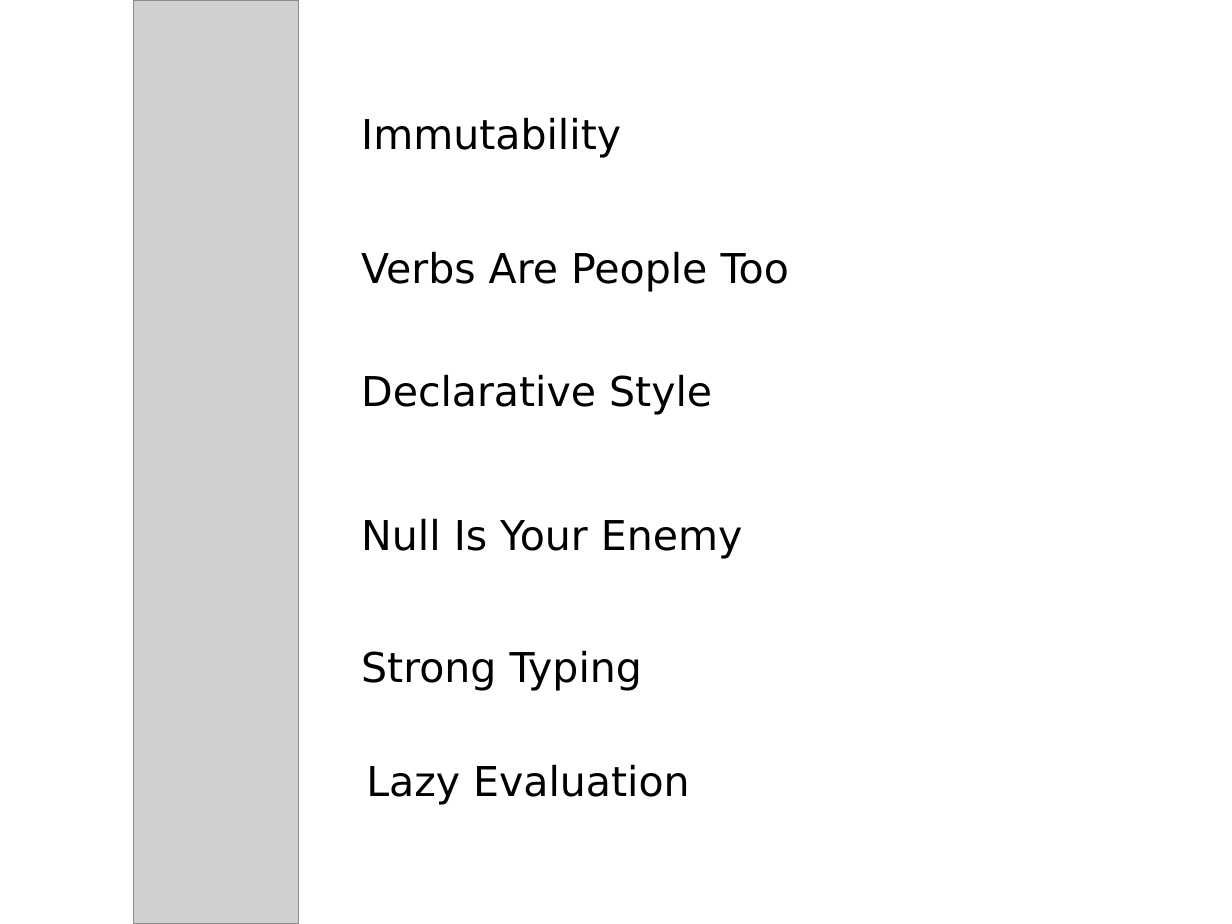
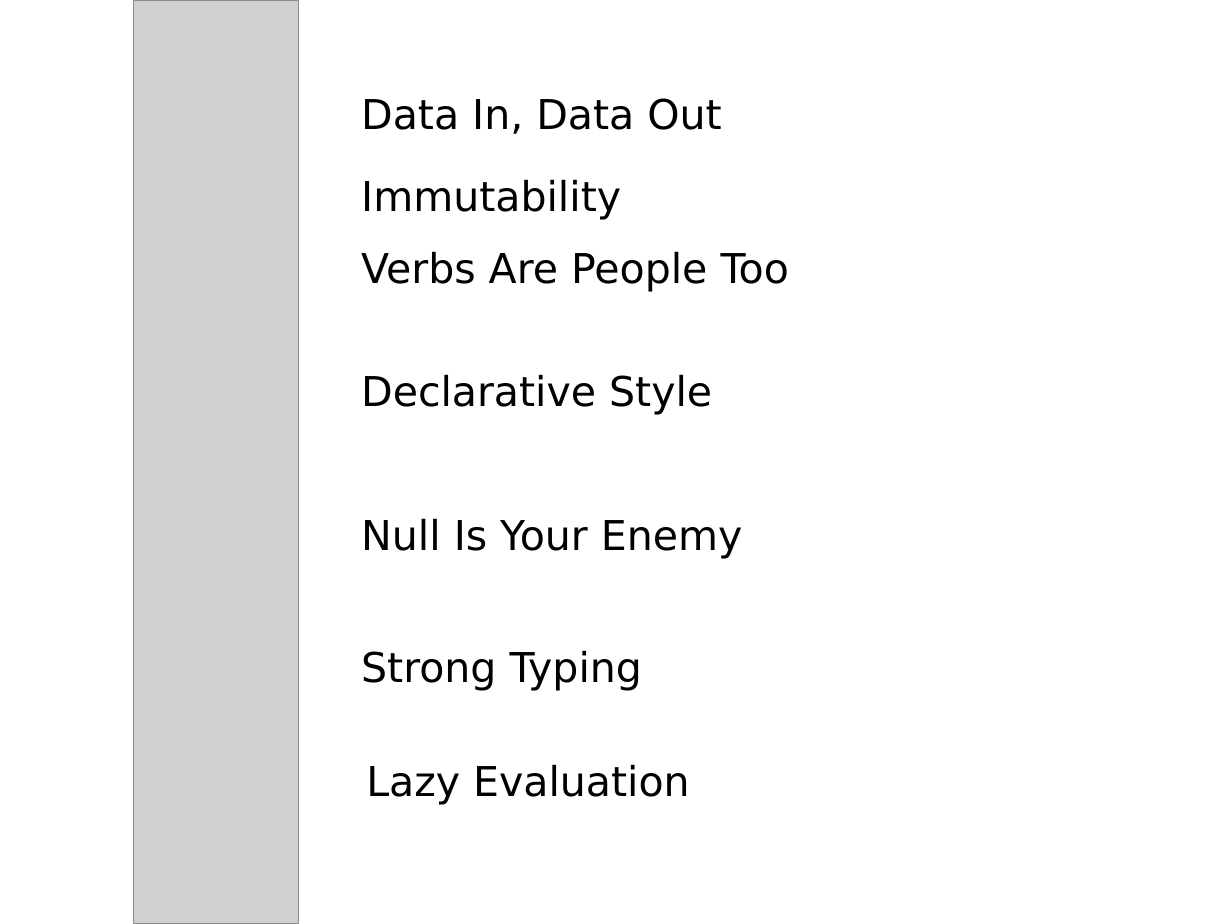
Before and after one commit to jessitron/fp4ood, a slide deck: slide 9 of FunctionalEye.pptx (slide 7 before the commit). Drawn at 1232x924 pixels with LibreOffice and Linux fonts; fonts in the diff are those of the drawing; grey boxes stand for pictures. Boxes give left, top, right and bottom in pixels: in the first picture for what was removed or moved away, otherwise in the second. Text is boxed around its words. In the diff, an @@ line names an element or a change of style, - is before the commit and + after.

```diff
--- a/FunctionalEye.pptx
+++ b/FunctionalEye.pptx
@@ text added at (361,98,721,134), 24 pt, text #000000 @@
+Data In, Data Out
@@ text "Immutability": place and size @@
-text "Immutability" at (361,117,621,158)
+text "Immutability" at (361,179,621,220)
```
Also in this commit, not shown: 39 other slides changed, 37 slides added, 4 slides removed, 43 other files.
